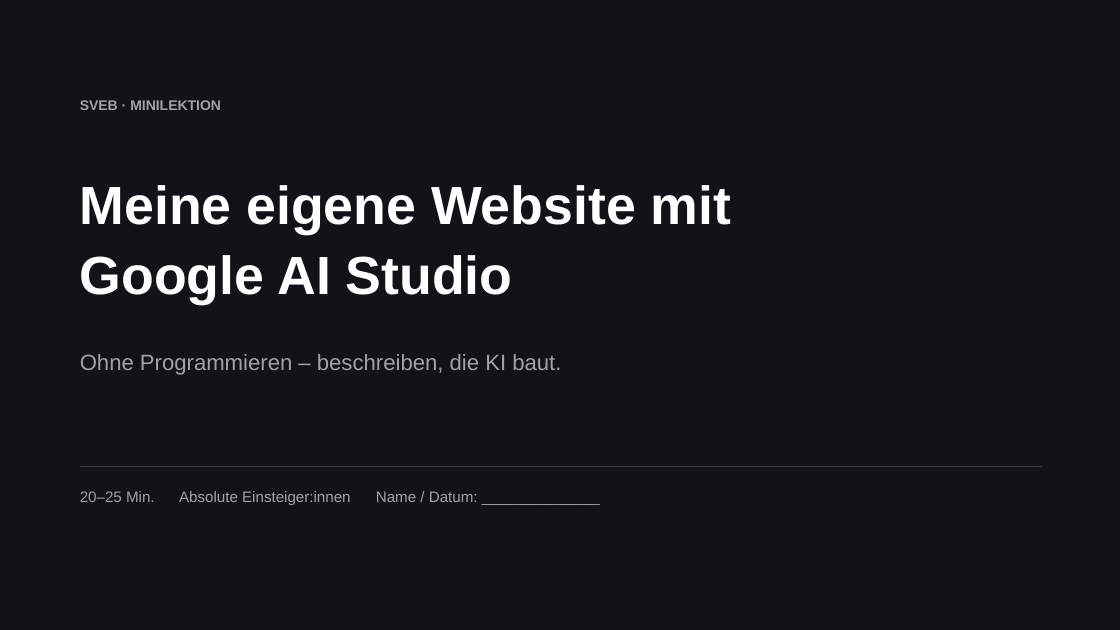
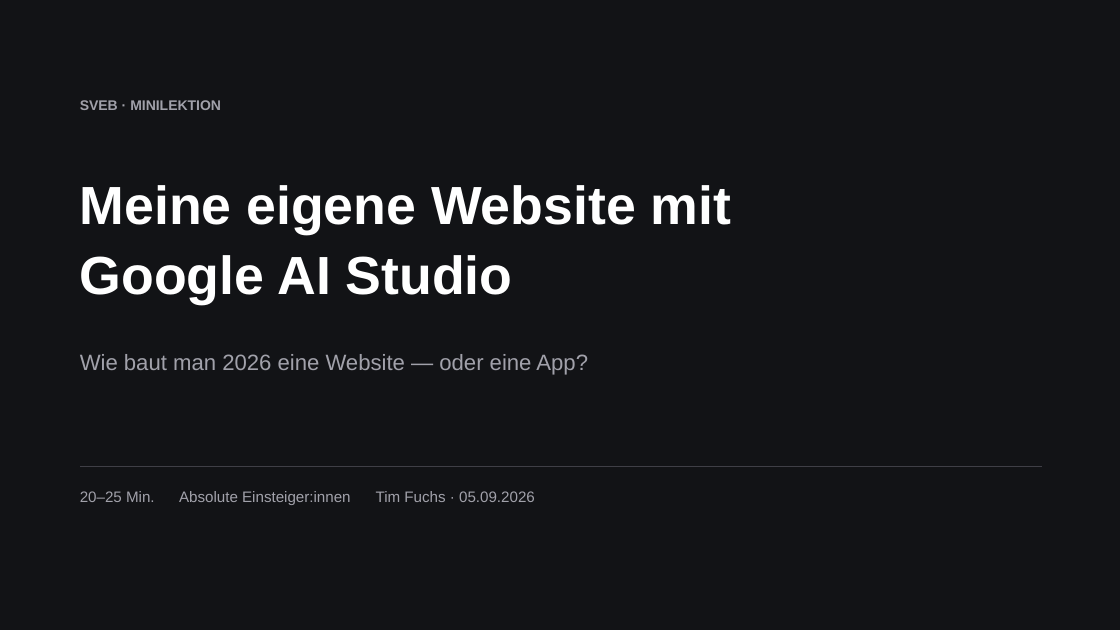
Before and after one commit to criseone/meine-website-ai-studio, a slide deck: slide 1 of unterlagen/slides.pptx. Drawn at 1120x630 pixels with LibreOffice and Linux fonts; fonts in the diff are those of the drawing. Boxes give left, top, right and bottom in pixels: in the first picture for what was removed or moved away, otherwise in the second. Text is boxed around its words. In the diff, an @@ line names an element or a change of style, - is before the commit and + after.

```diff
--- a/unterlagen/slides.pptx
+++ b/unterlagen/slides.pptx
@@ text at bbox=[80, 354, 588, 375]: text changed @@
-Ohne Programmieren – beschreiben, die KI baut.
+Wie baut man 2026 eine Website — oder eine App?
@@ text at bbox=[80, 491, 535, 505]: text changed @@
-20–25 Min. Absolute Einsteiger:innen Name / Datum: ______________
+20–25 Min. Absolute Einsteiger:innen Tim Fuchs · 05.09.2026
```
Also in this commit, not shown: 7 other slides changed, 8 other files.
